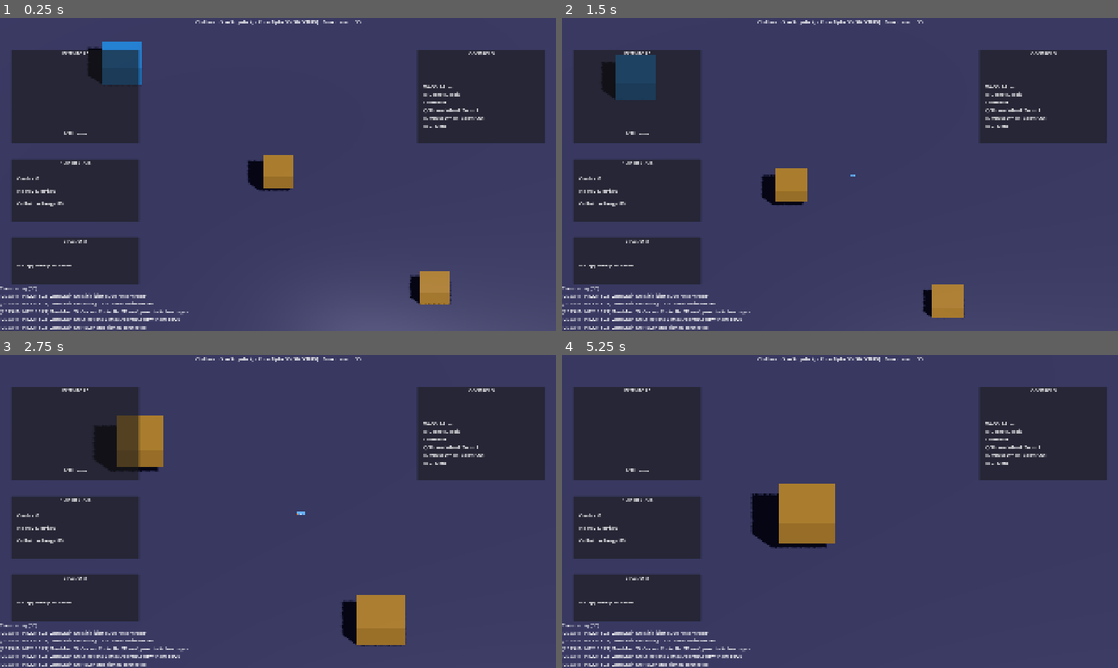
Above: before the commit, frames 1-4 (two rows, left to right).
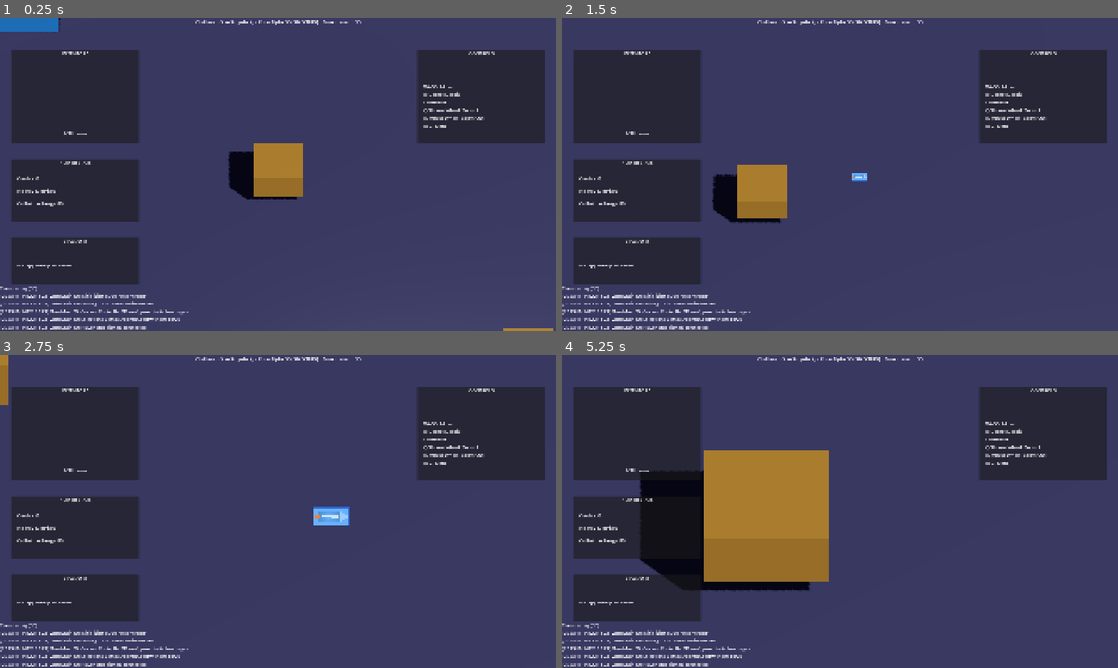
Above: after the commit, the same moments.

Repository: astrogirlnim/Children_of_Singularity
Game: Godot game, scene res://scenes/zones/ZoneMain3D.tscn
The game is run twice, just before and just after one commit, with the same random seed, the same clock (stepped at 60 frames per second) and the same inputs.
Inputs (mouse positions are in pixels of both pictures, inside the frame that each line leads up to):
- Up to frame 1 (0.25 s): no input
- Up to frame 2 (1.5 s): move the mouse to (962, 158) at 0.52 s; hold D (move_right) 0.53-1.28 s; tap E (collect) at 0.6 s; click (962, 158) at 0.67 s; move the mouse to (728, 190) at 1.27 s; hold S (move_down) from 1.28 s (still down); tap F (interact) at 1.35 s
- Up to frame 3 (2.75 s): move the mouse to (333, 442) at 2.02 s; release S (move_down) at 2.03 s; hold D (move_right) from 2.03 s (still down); hold Q (zoom_in) from 2.03 s (still down)
- Up to frame 4 (5.25 s): move the mouse to (812, 574) at 2.77 s; release D (move_right) at 2.78 s; release Q (zoom_in) at 2.78 s; hold W (move_up) 2.78-3.53 s; tap R (zoom_out) at 2.85 s; click (812, 574) at 2.92 s; move the mouse to (1006, 558) at 3.52 s; hold A (move_left) 3.53-5.03 s; tap E (collect) at 3.6 s; move the mouse to (673, 464) at 4.27 s; tap F (interact) at 4.35 s; move the mouse to (867, 511) at 5.02 s; hold S (move_down) from 5.03 s (still down); hold Q (zoom_in) from 5.03 s (still down); click (867, 511) at 5.17 s

The runs differ from the first frame. In frame 1, 4.1% of the frame differs, in the area x 0-100%, y 0-100%; in frame 2, 4.5%; in frame 3, 4.4%; in frame 4, 12%, in the area x 13-50%, y 30-76%.

Commit message:
Improve ship visibility with better zoom levels and 2x sprite scaling

Diff:
--- a/scripts/CameraController3D.gd
+++ b/scripts/CameraController3D.gd
@@ -12,9 +12,9 @@
 @export var enable_smoothing: bool = true
 
 ## Zoom settings
-@export var default_zoom: float = 40.0
-@export var min_zoom: float = 15.0
-@export var max_zoom: float = 80.0
+@export var default_zoom: float = 25.0
+@export var min_zoom: float = 10.0
+@export var max_zoom: float = 60.0
 @export var zoom_speed: float = 20.0
 
 ## Camera shake settings
--- a/scripts/PlayerShip3D.gd
+++ b/scripts/PlayerShip3D.gd
@@ -76,6 +76,9 @@
 	if sprite_3d:
 		sprite_3d.billboard = BaseMaterial3D.BILLBOARD_ENABLED
 		sprite_3d.texture_filter = BaseMaterial3D.TEXTURE_FILTER_NEAREST
+
+		# Scale up the sprite for better visibility
+		sprite_3d.scale = Vector3(2.0, 2.0, 2.0)
 
 		# Create a sophisticated player ship texture (same as 2D version)
 		var texture = ImageTexture.new()
--- a/scripts/ZoneMain.gd
+++ b/scripts/ZoneMain.gd
@@ -20,11 +20,11 @@
 @onready var npc_hub_container: Node2D = $NPCHubContainer
 
 # Camera zoom settings
-var default_zoom: float = 1.0
-var min_zoom: float = 0.5
-var max_zoom: float = 2.0
+var default_zoom: float = 1.5
+var min_zoom: float = 0.8
+var max_zoom: float = 3.0
 var zoom_speed: float = 2.0
-var current_zoom: float = 1.0
+var current_zoom: float = 1.5
 @onready var hud: Control = $UILayer/HUD
 @onready var debug_label: Label = $UILayer/HUD/DebugLabel
 @onready var log_label: Label = $UILayer/HUD/LogLabel
